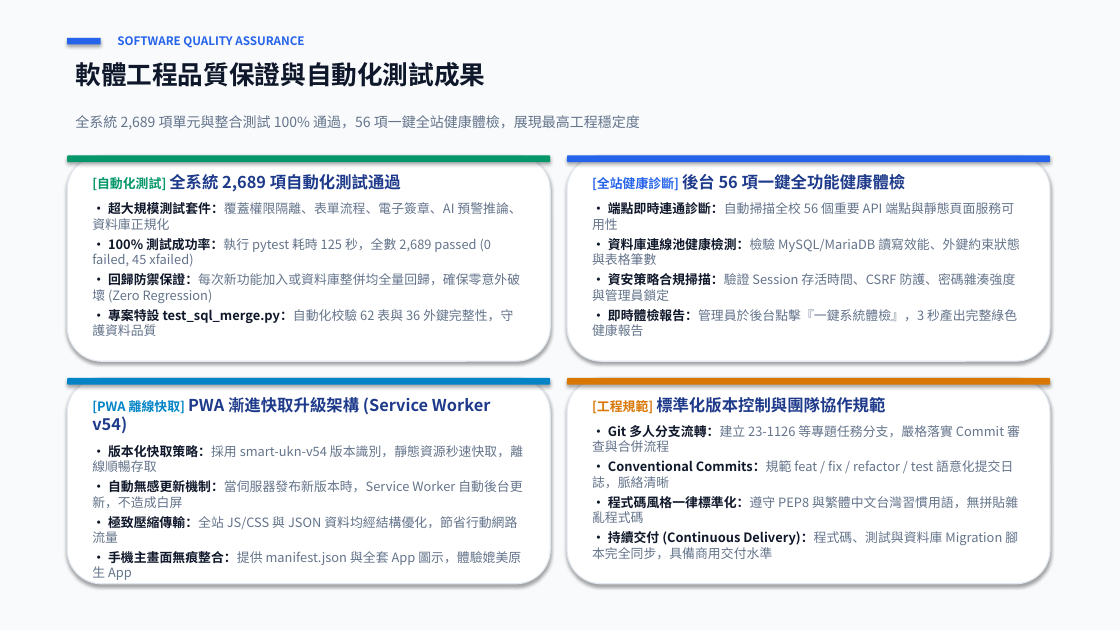
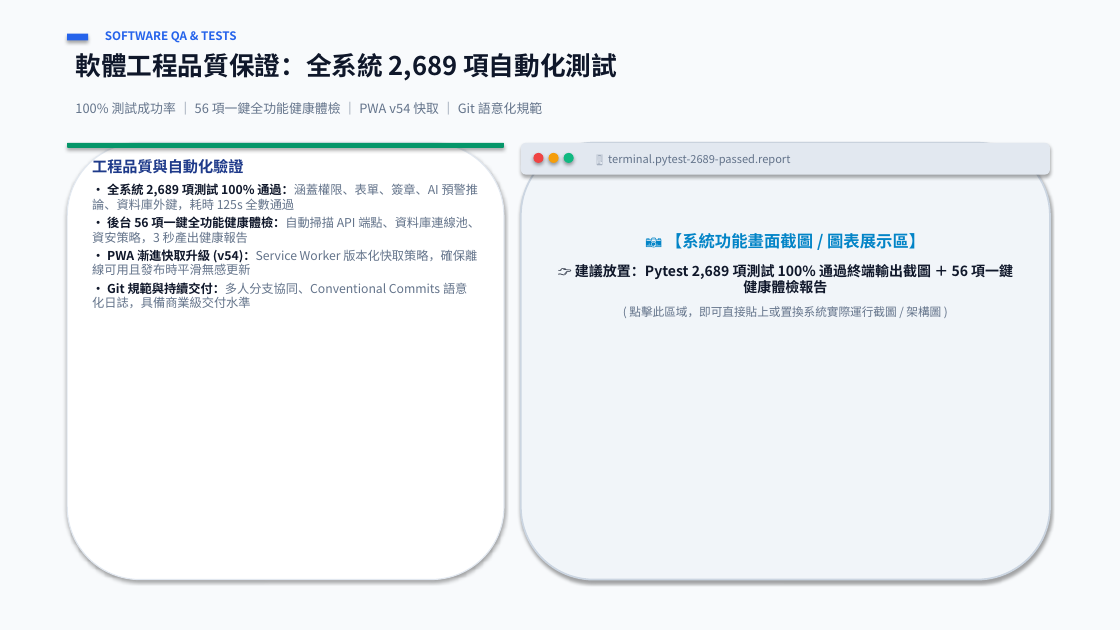
Before and after one commit to 111534121/smart-ukn, a slide deck: slide 13 of 校園智慧服務平台_專題成果簡報.pptx. Drawn at 1120x630 pixels with LibreOffice and Linux fonts; fonts in the diff are those of the drawing. Boxes give left, top, right and bottom in pixels: in the first picture for what was removed or moved away, otherwise in the second. Text is boxed around its words. In the diff, an @@ line names an element or a change of style, - is before the commit and + after.

Commit message:
docs: 優化專題成果簡報為極簡大圖版 (精簡字數、大面積功能截圖展示區、保留完整講稿)

```diff
--- a/校園智慧服務平台_專題成果簡報.pptx
+++ b/校園智慧服務平台_專題成果簡報.pptx
@@ rectangle: place and size @@
-rectangle at box(67, 38, 101, 45)
+rectangle at box(67, 34, 88, 40)
@@ text at box(75, 53, 617, 81): text changed @@
-軟體工程品質保證與自動化測試成果
+軟體工程品質保證：全系統 2,689 項自動化測試
@@ text at box(105, 31, 237, 43): text changed @@
-SOFTWARE QUALITY ASSURANCE
+SOFTWARE QA & TESTS
@@ text at box(75, 102, 542, 114): text changed; size 12 to 11 pt @@
-全系統 2,689 項單元與整合測試 100% 通過，56 項一鍵全站健康體檢，展現最高工程穩定度
+100% 測試成功率 ｜ 56 項一鍵全功能健康體檢 ｜ PWA v54 快取 ｜ Git 語意化規範
@@ rounded rectangle: place and size @@
-rounded rectangle at box(67, 155, 550, 162)
+rounded rectangle at box(67, 143, 504, 148)
@@ rounded rectangle: place and size @@
-rounded rectangle at box(67, 155, 550, 361)
+rounded rectangle at box(67, 143, 504, 580)
@@ rounded rectangle: place and size @@
-rounded rectangle at box(567, 155, 1050, 162)
+rounded rectangle at box(521, 143, 1050, 175)
@@ rounded rectangle at box(521, 143, 1050, 175): fill #2563EB to #E2E8F0 @@
@@ rounded rectangle: place and size @@
-rounded rectangle at box(567, 155, 1050, 361)
+rounded rectangle at box(521, 143, 1050, 580)
@@ rounded rectangle at box(521, 143, 1050, 580): fill #FFFFFF to #F1F5F9; outline #E2E8F0 1 pt to #CBD5E1 1.5 pt @@
@@ text at box(92, 159, 480, 308): text changed; size 11 to 10.5 pt @@
-[自動化測試] 全系統 2,689 項自動化測試通過
-• 超大規模測試套件：覆蓋權限隔離、表單流程、電子簽章、AI 預警推論、資料庫正規化
-• 100% 測試成功率：執行 pytest 耗時 125 秒，全數 2,689 passed (0 failed, 45 xfailed)
-• 回歸防禦保證：每次新功能加入或資料庫整併均全量回歸，確保零意外破壞 (Zero Regression)
-• 專案特設 test_sql_merge.py：自動化校驗 62 表與 36 外鍵完整性，守護資料品質
+工程品質與自動化驗證
+• 全系統 2,689 項測試 100% 通過：涵蓋權限、表單、簽章、AI 預警推論、資料庫外鍵，耗時 125s 全數通過
+• 後台 56 項一鍵全功能健康體檢：自動掃描 API 端點、資料庫連線池、資安策略，3 秒產出健康報告
+• PWA 漸進快取升級 (v54)：Service Worker 版本化快取策略，確保離線可用且發布時平滑無感更新
+• Git 規範與持續交付：多人分支協同、Conventional Commits 語意化日誌，具備商業級交付水準
@@ ellipse added at box(534, 153, 544, 163), fill #EF4444 @@
@@ ellipse added at box(549, 153, 559, 163), fill #F59E0B @@
@@ ellipse added at box(564, 153, 574, 163), fill #10B981 @@
@@ text removed at box(592, 174, 1020, 336) @@
-[全站健康診斷] 後台 56 項一鍵全功能健康體檢
-• 端點即時連通診斷：自動掃描全校 56 個重要 API 端點與靜態頁面服務可用性
-• 資料庫連線池健康檢測：檢驗 MySQL/MariaDB 讀寫效能、外鍵約束狀態與表格筆數
-• 資安策略合規掃描：驗證 Session 存活時間、CSRF 防護、密碼雜湊強度與管理員鎖定
-• 即時體檢報告：管理員於後台點擊『一鍵系統體檢』，3 秒產出完整綠色健康報告
@@ text added at box(608, 154, 790, 166), 9.5 pt, text #64748B @@
+🖥️ terminal.pytest-2689-passed.report
@@ text added at box(575, 233, 1013, 317), 12 pt, text #0F172A, bold @@
+📷 【系統功能畫面截圖 / 圖表展示區】
+👉 建議放置：Pytest 2,689 項測試 100% 通過終端輸出截圖 ＋ 56 項一鍵健康體檢報告
+( 點擊此區域，即可直接貼上或置換系統實際運行截圖 / 架構圖 )
@@ rounded rectangle removed at box(67, 378, 550, 584) @@
@@ rounded rectangle removed at box(67, 378, 550, 385) @@
@@ rounded rectangle removed at box(567, 378, 1050, 584) @@
@@ rounded rectangle removed at box(567, 378, 1050, 385) @@
@@ text removed at box(92, 397, 523, 580) @@
-[PWA 離線快取] PWA 漸進快取升級架構 (Service Worker v54)
-• 版本化快取策略：採用 smart-ukn-v54 版本識別，靜態資源秒速快取，離線順暢存取
-• 自動無感更新機制：當伺服器發布新版本時，Service Worker 自動後台更新，不造成白屏
-• 極致壓縮傳輸：全站 JS/CSS 與 JSON 資料均經結構優化，節省行動網路流量
-• 手機主畫面無痕整合：提供 manifest.json 與全套 App 圖示，體驗媲美原生 App
@@ text removed at box(592, 397, 1020, 559) @@
-[工程規範] 標準化版本控制與團隊協作規範
-• Git 多人分支流轉：建立 23-1126 等專題任務分支，嚴格落實 Commit 審查與合併流程
-• Conventional Commits：規範 feat / fix / refactor / test 語意化提交日誌，脈絡清晰
-• 程式碼風格一律標準化：遵守 PEP8 與繁體中文台灣習慣用語，無拼貼雜亂程式碼
-• 持續交付 (Continuous Delivery)：程式碼、測試與資料庫 Migration 腳本完全同步，具備商用交付水準
```
Also in this commit, not shown: 15 other slides changed, 1 other file.
